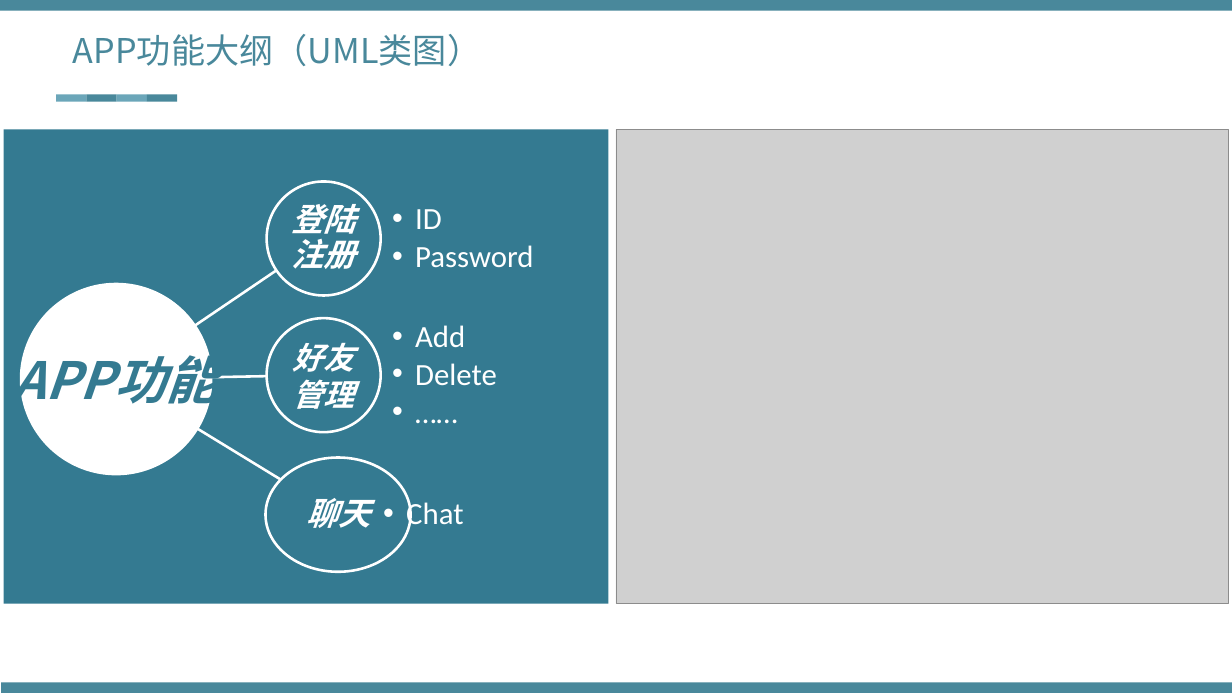
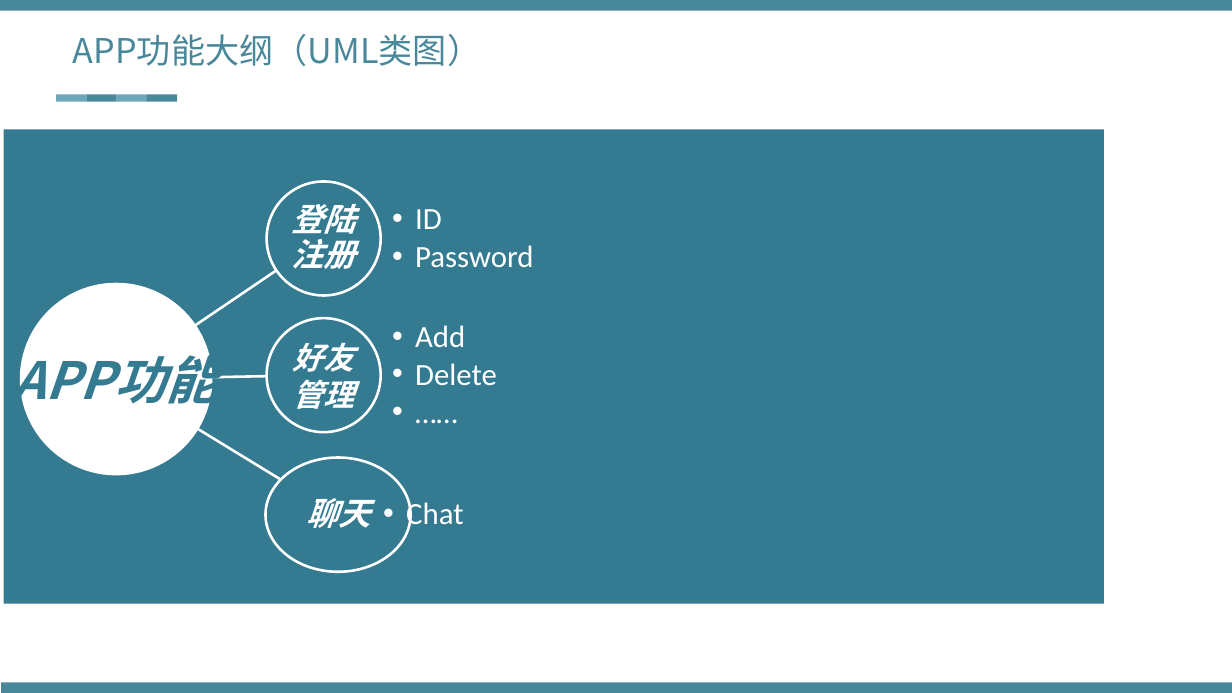
Before and after one commit to Niiiinomiya/Social-Application, a slide deck: slide 4 of Java项目展示-步一凡 张美喆副本.pptx. Drawn at 1232x693 pixels with LibreOffice and Linux fonts; fonts in the diff are those of the drawing; grey boxes stand for pictures. Boxes give left, top, right and bottom in pixels: in the first picture for what was removed or moved away, otherwise in the second. Text is boxed around its words. In the diff, an @@ line names an element or a change of style, - is before the commit and + after.

```diff
--- a/Java项目展示-步一凡 张美喆副本.pptx
+++ b/Java项目展示-步一凡 张美喆副本.pptx
@@ rectangle: place and size @@
-rectangle at (4,129,608,604)
+rectangle at (4,129,1104,604)
@@ picture removed at (616,129,1229,604) @@
```
